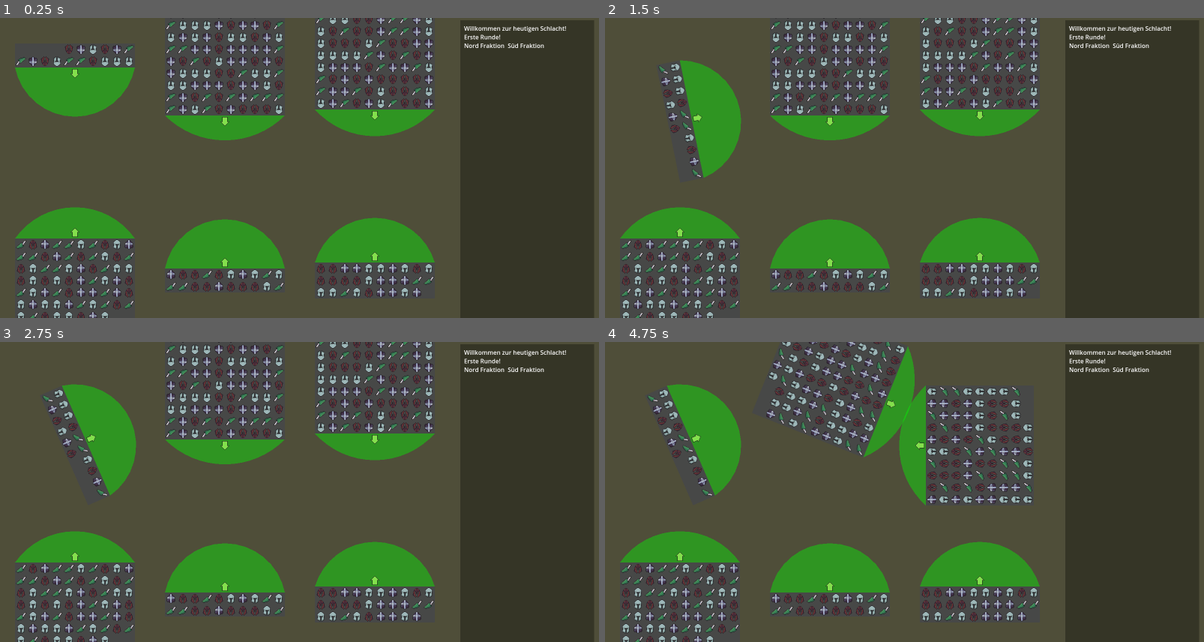
Above: before the commit, frames 1-4 (two rows, left to right).
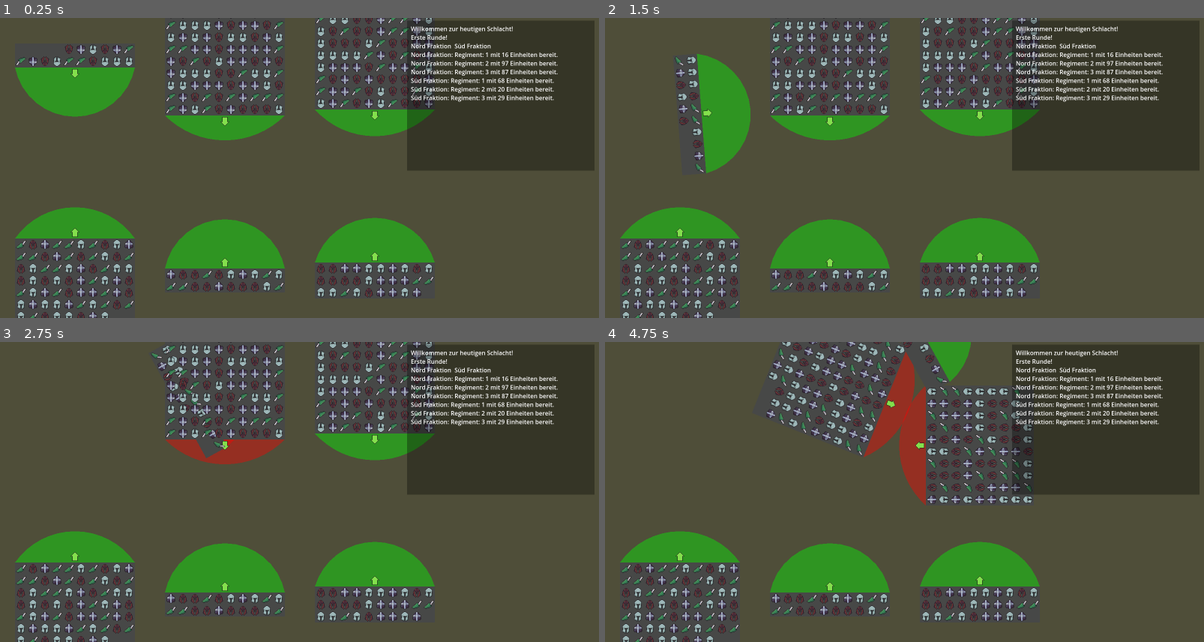
Above: after the commit, the same moments.

Repository: cjanta/RectsGodot
Game: Godot game, scene res://root.tscn
Same seed, same stepped clock (60 frames per second), same inputs: the game is played once before the commit and once after it.
Inputs (mouse positions are in pixels of both pictures, inside the frame that each line leads up to):
- Up to frame 1 (0.25 s): no input
- Up to frame 2 (1.5 s): tap Enter at 0.5 s; drag from (682, 54) to (832, 120) at 0.52 s; tap Space (Spacebar) at 1.25 s; drag from (682, 138) to (832, 54) at 1.27 s
- Up to frame 3 (2.75 s): tap Enter at 2 s; click (227, 378) at 2.1 s
- Up to frame 4 (4.75 s): tap Space (Spacebar) at 2.75, 4.25 s; drag from (832, 444) to (982, 438) at 2.77 s; tap Enter at 3.5 s; drag from (982, 378) to (682, 444) at 3.52 s; drag from (982, 507) to (682, 444) at 4.27 s

The runs differ from the first frame. In frame 1, 16% of the frame differs, in the area x 67-100%, y 0-100%; in frame 2, 18%; in frame 3, 20%; in frame 4, 21%, in the area x 7-100%, y 0-100%.

Commit message:
refactoring, hitboxes modular

Diff:
--- a/Faction.gd
+++ b/Faction.gd
@@ -7,6 +7,7 @@
 @export var faction_regiments : Array[Faction_Regiment] = []
 @onready var regiments_preload = preload("res://faction_regiment_scene.tscn")
 var session : Game_Session
+var sum_regiments = 0
 
 func _ready():
 	session = find_parent("Game_Session")
@@ -14,9 +15,11 @@
 	var num_per_faction = 3
 	if start_direction == Vector2.DOWN:
 		for n in num_per_faction:
+			sum_regiments += 1
 			create_test_regiments(Vector2(x_off+ n*400,100))
 	elif start_direction == Vector2.UP:
 		for n in num_per_faction:
+			sum_regiments += 1
 			create_test_regiments(Vector2(x_off+ n*400,700))
 
 func _process(delta):
@@ -32,7 +35,7 @@
 	randomize()
 	randi()
 	var number_units = randi_range(10,101)
-	regiment.setup(start_direction, start_position, Vector3(number_units, 10.0, 1.0 ))
+	regiment.setup("Regiment: " + str(sum_regiments),start_direction, start_position, Vector3(number_units, 10.0, 1.0 ))
 	faction_regiments.append(regiment)
 
 func guilog(test : String):
--- a/Faction_Regiment.gd
+++ b/Faction_Regiment.gd
@@ -1,77 +1,63 @@
 class_name Faction_Regiment
 extends Node2D
 
-var has_selected_rotation = false
-var selected = false
-var selected_Mouse_Position
+var session : Game_Session
+var faction : Faction
+var regiment_name : String = ""
+
+var faction_unit_preload = preload("res://faction_unit.tscn")
+var is_runntime_ini = true
 
 @export var faction_units : Array[Faction_Unit] = []
 @export var setup_facing_dir : Vector2 = Vector2.ZERO
 @export var setup_pos : Vector2 = Vector2.ZERO
 
-@onready var hitbox_regiment_bounds = $hitbox_regiment_bounds/regiment_bounds
-@onready var hitbox_rotation = $hitbox_rotation/rotation_circle
-@onready var node_to_update = [$hitbox_rotation/rotation_circle]
+@onready var hitbox_regiment_bounds = $hitbox_regiment_bounds
 @onready var bounds_sprite = $bounds_sprite
+@onready var hitbox_rotation : Regiment_rotation = $hitbox_rotation
 
-var shape_extends_total = Vector2.ZERO
+var shape_extends_total = Vector2.ZERO # full width and height
+var current_bounds_extends = Vector2.ZERO #ready to shape, halfed
 var	relative_position = Vector2.ZERO
 var	regiment_bounds =  null
 var regiment_unit_size = Vector3(3,1,3)
 var unit_pixel_size = 32.0
 
-var is_runntime_ini = true
-
-var faction_unit_preload = preload("res://faction_unit.tscn")
-var session : Game_Session
 
 func _ready():
 	session = find_parent("Game_Session")
-	selected_Mouse_Position = get_global_mouse_position()
+	faction = get_parent()
+
+func get_current_bounds_extends():
+	return current_bounds_extends
 
 func get_unit_Pixel_size():
 	return unit_pixel_size
 
 func set_regiment_unit_size(new_size : Vector3):
 	regiment_unit_size = new_size
+	update_current_bounds_extends()
 
-func get_current_bounds_extends():
+func update_current_bounds_extends():
 	regiment_unit_size.z = ceil(regiment_unit_size.x / regiment_unit_size.y)
-	return Vector2(regiment_unit_size.y * unit_pixel_size /2  ,regiment_unit_size.z * unit_pixel_size /2  )
-
-func _input(event):
-	#selection reset
-	if event is InputEventMouseButton:
-		if event.button_index == MOUSE_BUTTON_LEFT and event.is_released():
-			if selected:
-				selected = false
-			if has_selected_rotation:
-				has_selected_rotation = false
+	current_bounds_extends = Vector2(regiment_unit_size.y * unit_pixel_size /2  ,regiment_unit_size.z * unit_pixel_size /2  )
 
 func _process(delta):
 	check_if_runtime_ini()
-	queue_redraw()
 
-func _physics_process(delta):
-	if selected:
-		handleDragnDropMovement(delta)
-	elif has_selected_rotation:
-		handleDragnDropRotation(delta)
-
-func setup(setup_facing : Vector2, setup_position : Vector2, new_size : Vector3):
+func setup(new_name : String, setup_facing : Vector2, setup_position : Vector2, new_size : Vector3):
 	self.setup_facing_dir = setup_facing
+	regiment_name = new_name
 	if setup_facing == Vector2.DOWN:
 		rotation_degrees += 180
 	self.setup_pos = setup_position
 	set_regiment_unit_size(new_size)
-	hitbox_regiment_bounds.shape = hitbox_regiment_bounds.shape.duplicate()
-	hitbox_regiment_bounds.shape.extents = get_current_bounds_extends()
-	update_relatives()
 
 func runntime_ini():
-	set_regiment_unit_size(regiment_unit_size)
-	hitbox_regiment_bounds.shape.extents = get_current_bounds_extends()
 	update_relatives()
+	hitbox_regiment_bounds.update_extends(current_bounds_extends)
+	bounds_sprite.update_scale(current_bounds_extends)
+	hitbox_rotation.update_position(current_bounds_extends)
 	position += setup_pos
 	var offset = Vector2(unit_pixel_size/2, unit_pixel_size/2)
 	for n in regiment_unit_size.x:
@@ -80,75 +66,17 @@
 		unit.position = relative_position  + Vector2(n * unit_pixel_size - collum * regiment_unit_size.y * unit_pixel_size , collum * unit_pixel_size ) + offset
 		add_child(unit)
 		faction_units.append(unit)
-	update_attached_gui()
-
-func update_attached_gui():
-	var y_offset = hitbox_regiment_bounds.shape.extents.y + unit_pixel_size / 2.0
-	for node in node_to_update:
-		node.position += Vector2(0,-y_offset )
+	guilog(faction.faction_name + ": " +  regiment_name + " mit " + str(faction_units.size()) + " Einheiten bereit.")
 
 func update_relatives():
-	shape_extends_total = Vector2(hitbox_regiment_bounds.shape.extents.x *2, hitbox_regiment_bounds.shape.extents.y *2)
+	shape_extends_total = Vector2(current_bounds_extends.x * 2, current_bounds_extends.y *2)
 	relative_position = Vector2(position.x - shape_extends_total.x / 2.0, position.y - shape_extends_total.y / 2.0)
 	regiment_bounds =  Rect2(relative_position,shape_extends_total)
-	bounds_sprite.update_scale()
-
-func handleDragnDropMovement(delta):
-	var action_points = move()
-
-func handleDragnDropRotation(delta):
-	var action_points =	rotate_dragged_object(delta)
-
-func rotate_dragged_object(delta):
-	var direction = get_global_mouse_position() - global_position
-	var alpha = Vector2.UP.rotated(rotation).angle_to(direction)
-	global_rotation += alpha
-	return alpha
 
 func check_if_runtime_ini():
 	if is_runntime_ini:
 		is_runntime_ini = false
 		runntime_ini()
 
-func _draw():
-	#draw_rect(regiment_bounds,Color.WHEAT,true, -1.0)
-	#draw_circle(hitbox_rotation.position,hitbox_rotation.shape.radius,Color(0.5, 0.5, 0.5, 0.5 ))
-	#draw_colored_polygon(hitbox_polygone.polygon,Color(0.7, 0.5, 0.5, 0.5 ))
-	pass
-
-func rotateTo(aGlobalPosition):
-	var direction = aGlobalPosition - global_position
-	var alpha = Vector2.UP.rotated(rotation).angle_to(direction)
-	global_rotation += alpha
-
-func move():
-		var dragVector = get_global_mouse_position() - selected_Mouse_Position
-		var rotadetForward = Vector2.UP.rotated(rotation)
-		var dot = rotadetForward.dot(dragVector)
-
-		if selected and dot > 0:
-			global_position += rotadetForward * dot
-			selected_Mouse_Position = get_global_mouse_position()
-			return abs(dot)
-		elif selected and dot < 0:
-			var rotatedBack = Vector2.DOWN.rotated(rotation)
-			global_position -= rotatedBack * dot
-			selected_Mouse_Position = get_global_mouse_position()
-			return abs(dot)
-
-		return 0
-
-func _on_hitbox_rotation_input_event(viewport, event, shape_idx):
-	if Input.is_action_just_pressed("left_click"):
-		has_selected_rotation = true
-		selected = false
-		selected_Mouse_Position = get_global_mouse_position()
-
-func _on_hitbox_regiment_bounds_input_event(viewport, event, shape_idx):
-	if Input.is_action_just_pressed("left_click"):
-		selected = true
-		has_selected_rotation = false
-		selected_Mouse_Position = get_global_mouse_position()
-
-func guilog(test : String):
-	session.gui.log(test)
+func guilog(text : String):
+	session.gui.log(text)
--- a/faction_icon.gd
+++ b/faction_icon.gd
@@ -9,12 +9,10 @@
 func _ready():
 	initial_size = texture.get_size()
 	regiment = get_parent() as Faction_Regiment
-	update_scale()
 
-func update_scale():
-	var bounds = regiment.get_current_bounds_extends()
-	var x_ratio = (bounds.x * 2.0)  / initial_size.x
-	var y_ratio = (bounds.y * 2.0) / initial_size.y
+func update_scale(current_Bounds_extend : Vector2):
+	var x_ratio = (current_Bounds_extend.x * 2.0)  / initial_size.x
+	var y_ratio = (current_Bounds_extend.y * 2.0) / initial_size.y
 	new_scale = Vector2(x_ratio,y_ratio)
 
 func _process(delta):
--- a/faction_regiment_scene.tscn
+++ b/faction_regiment_scene.tscn
@@ -24,4 +24,3 @@
 collision_layer = 4
 
 [connection signal="input_event" from="hitbox_regiment_bounds" to="." method="_on_hitbox_regiment_bounds_input_event"]
-[connection signal="input_event" from="hitbox_rotation" to="." method="_on_hitbox_rotation_input_event"]
--- /dev/null
+++ b/hitbox_regiment_bounds.gd
@@ -0,0 +1,52 @@
+class_name Regiment_Bounds
+extends Area2D
+
+var has_selected_movement = false
+var selected_Mouse_Position
+var regiment : Faction_Regiment
+@onready var coll_shape : CollisionShape2D = $regiment_bounds
+
+func _ready():
+	regiment = get_parent()
+	selected_Mouse_Position = get_global_mouse_position()
+	coll_shape = coll_shape.duplicate()
+
+func _input(event):
+	if event is InputEventMouseButton:
+		if event.button_index == MOUSE_BUTTON_LEFT and event.is_released():
+			check_endof_drag()
+
+func check_endof_drag():
+	if has_selected_movement:
+		has_selected_movement = false
+
+func _physics_process(delta):
+	if has_selected_movement:
+		handleDragnDropMovement(delta)
+
+func handleDragnDropMovement(delta):
+	var action_points = move()
+
+func update_extends(current_bounds_extends :Vector2):
+	coll_shape.shape.extents = current_bounds_extends
+
+func move():
+		var dragVector = get_global_mouse_position() - selected_Mouse_Position
+		var rotadetForward = Vector2.UP.rotated(regiment.rotation)
+		var dot = rotadetForward.dot(dragVector)
+
+		if has_selected_movement and dot > 0:
+			regiment.global_position += rotadetForward * dot
+			selected_Mouse_Position = get_global_mouse_position()
+			return abs(dot)
+		elif has_selected_movement and dot < 0:
+			var rotatedBack = Vector2.DOWN.rotated(regiment.rotation)
+			regiment.global_position -= rotatedBack * dot
+			selected_Mouse_Position = get_global_mouse_position()
+			return abs(dot)
+		return 0
+
+func _on_input_event(viewport, event, shape_idx):
+	if Input.is_action_just_pressed("left_click"):
+		has_selected_movement = true
+		selected_Mouse_Position = get_global_mouse_position()
--- a/hitbox_regiment_bounds.tscn
+++ b/hitbox_regiment_bounds.tscn
@@ -1,8 +1,13 @@
-[gd_scene load_steps=2 format=3 uid="uid://sf58apyyihsn"]
+[gd_scene load_steps=3 format=3 uid="uid://sf58apyyihsn"]
+
+[ext_resource type="Script" path="res://hitbox_regiment_bounds.gd" id="1_jc33o"]
 
 [sub_resource type="RectangleShape2D" id="RectangleShape2D_jkixb"]
 
 [node name="hitbox_regiment_bounds" type="Area2D"]
+script = ExtResource("1_jc33o")
 
 [node name="regiment_bounds" type="CollisionShape2D" parent="."]
 shape = SubResource("RectangleShape2D_jkixb")
+
+[connection signal="input_event" from="." to="." method="_on_input_event"]
--- /dev/null
+++ b/hitbox_rotation.gd
@@ -0,0 +1,47 @@
+class_name Regiment_rotation
+extends Area2D
+
+var has_selected_rotation = false
+var selected_Mouse_Position
+var regiment : Faction_Regiment
+
+func _ready():
+	regiment = get_parent()
+	selected_Mouse_Position = get_global_mouse_position()
+
+func _input(event):
+	if event is InputEventMouseButton:
+			if event.button_index == MOUSE_BUTTON_LEFT and event.is_released():
+				check_endof_drag()
+
+func check_endof_drag():
+	if has_selected_rotation:
+		has_selected_rotation = false
+
+func _physics_process(delta):
+	if has_selected_rotation:
+		handleDragnDropRotation(delta)
+
+func handleDragnDropRotation(delta):
+	var action_points =	rotate_dragged_object(delta)
+
+func rotate_dragged_object(delta):
+	var direction = get_global_mouse_position() - regiment.global_position
+	var alpha = Vector2.UP.rotated(regiment.rotation).angle_to(direction)
+	regiment.global_rotation += alpha
+	return alpha
+
+# Called every frame. 'delta' is the elapsed time since the previous frame.
+func _process(delta):
+	pass
+
+func update_position(current_Bounds_extend : Vector2):
+	var y_offset = current_Bounds_extend.y + regiment.unit_pixel_size / 2.0
+	position += Vector2(0,-y_offset )
+
+
+
+func _on_input_event(viewport, event, shape_idx):
+	if Input.is_action_just_pressed("left_click"):
+		has_selected_rotation = true
+		selected_Mouse_Position = get_global_mouse_position()
--- a/hitbox_rotation.tscn
+++ b/hitbox_rotation.tscn
@@ -1,14 +1,18 @@
-[gd_scene load_steps=3 format=3 uid="uid://3mie7hp7sxd"]
+[gd_scene load_steps=4 format=3 uid="uid://3mie7hp7sxd"]
 
 [ext_resource type="Texture2D" uid="uid://4845qd0tii57" path="res://grfx/icon_PointNorth32.png" id="1_gq3mc"]
+[ext_resource type="Script" path="res://hitbox_rotation.gd" id="1_y0oyn"]
 
 [sub_resource type="CircleShape2D" id="CircleShape2D_3p1nj"]
 radius = 16.0
 
 [node name="hitbox_rotation" type="Area2D"]
+script = ExtResource("1_y0oyn")
 
 [node name="rotation_circle" type="CollisionShape2D" parent="."]
 shape = SubResource("CircleShape2D_3p1nj")
 
 [node name="icon" type="Sprite2D" parent="rotation_circle"]
 texture = ExtResource("1_gq3mc")
+
+[connection signal="input_event" from="." to="." method="_on_input_event"]
--- a/root.tscn
+++ b/root.tscn
@@ -15,10 +15,10 @@
 script = ExtResource("1_b4ysd")
 
 [node name="ColorRect" type="ColorRect" parent="Game_Session/GUI_LOG"]
-offset_left = 1228.0
-offset_top = 6.0
-offset_right = 1585.0
-offset_bottom = 921.0
+offset_left = 1086.0
+offset_top = 7.0
+offset_right = 1586.0
+offset_bottom = 407.0
 size_flags_horizontal = 3
 size_flags_vertical = 3
 mouse_filter = 2
@@ -28,8 +28,8 @@
 layout_mode = 2
 offset_left = 10.0
 offset_top = 10.0
-offset_right = 347.0
-offset_bottom = 905.0
+offset_right = 491.0
+offset_bottom = 387.0
 mouse_filter = 2
 bbcode_enabled = true
 text = "Willkommen zur heutigen Schlacht!
